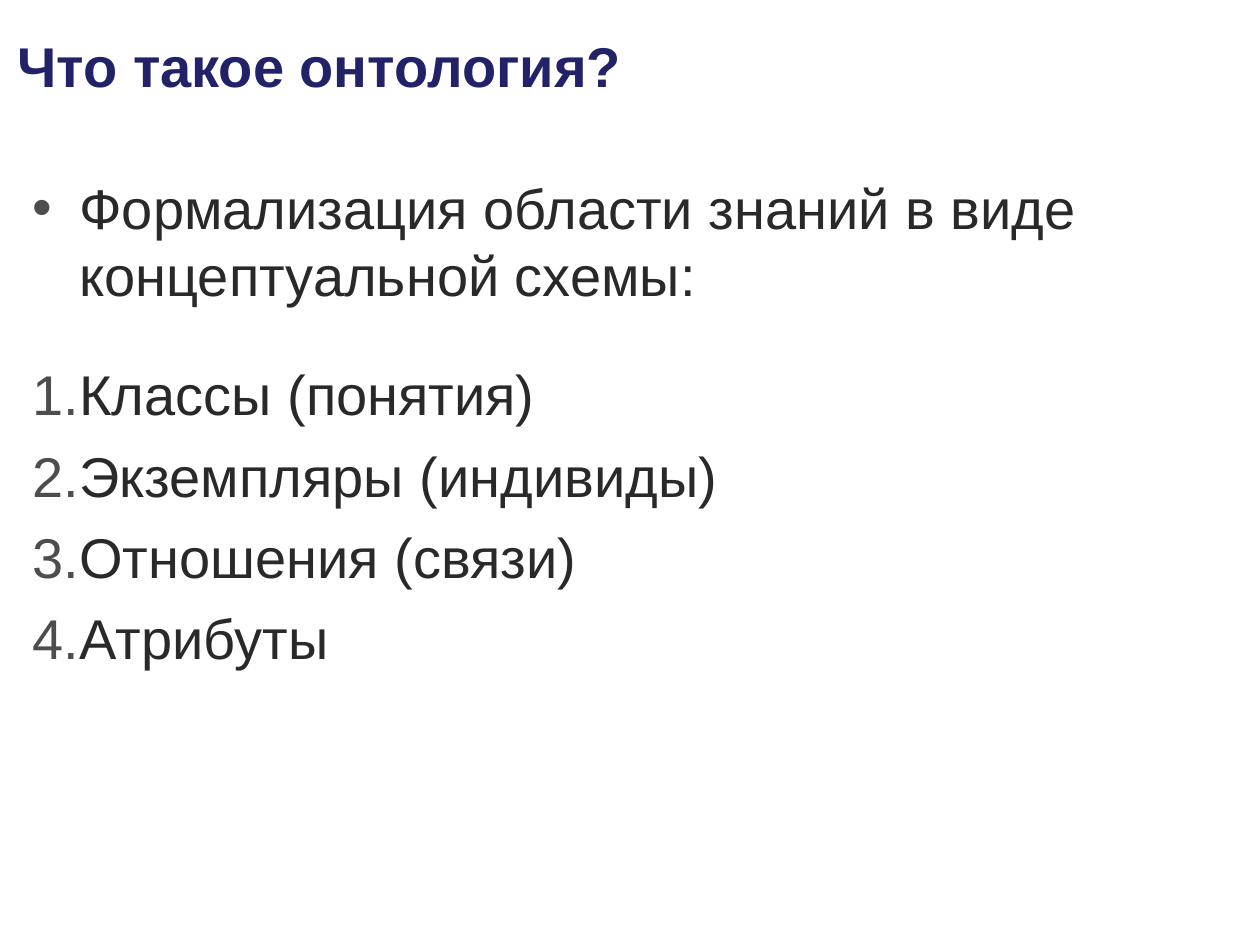
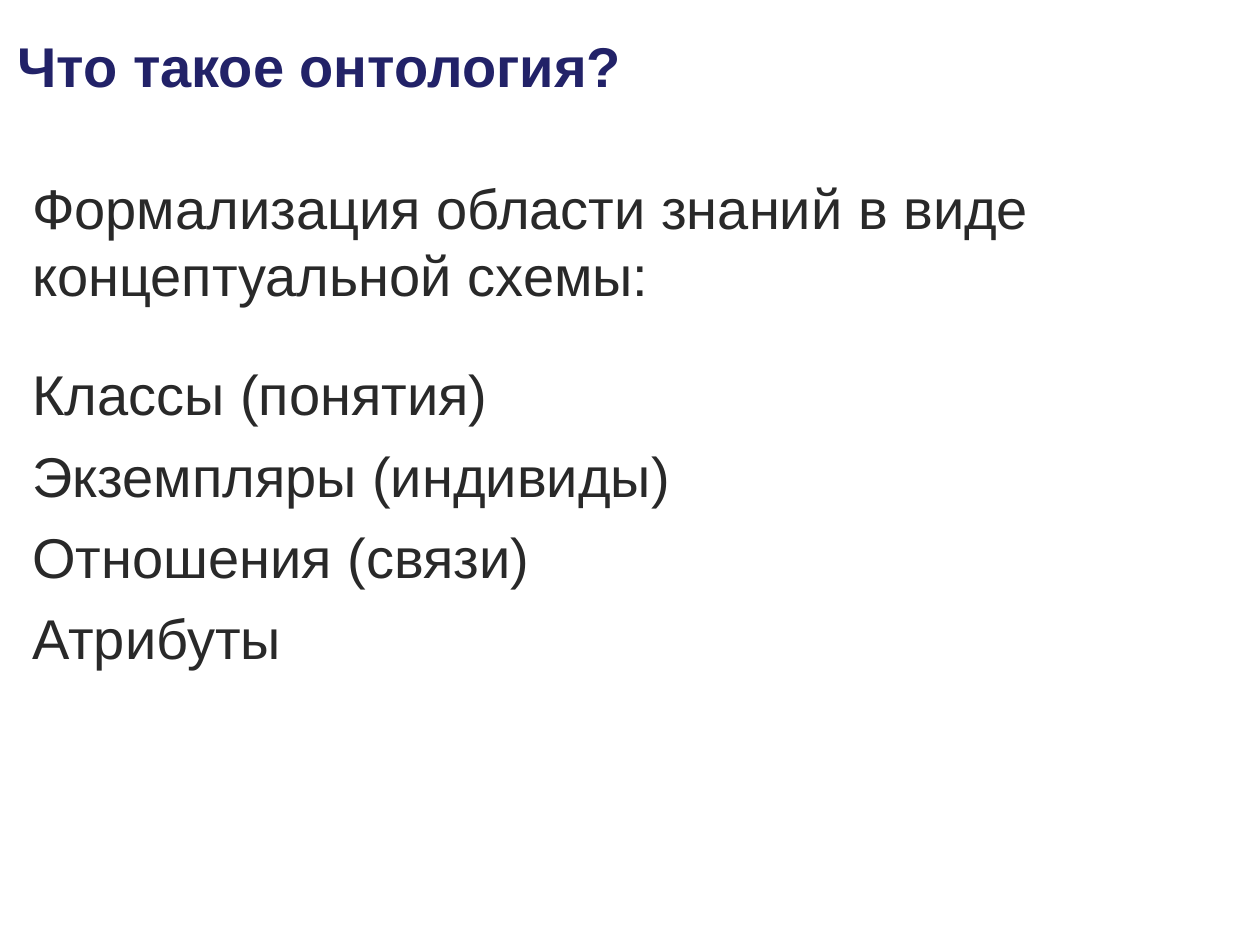
Before and after one commit to podtelkin/NII-NKT, a slide deck: slide 7 of master/master.ppt. Drawn at 1260x945 pixels with LibreOffice and Linux fonts; fonts in the diff are those of the drawing; background and template pictures are left out. Boxes give left, top, right and bottom in pixels: in the first picture for what was removed or moved away, otherwise in the second. Text is boxed around its words. In the diff, an @@ line names an element or a change of style, - is before the commit and + after.

```diff
--- a/master/master.ppt
+++ b/master/master.ppt
@@ text "Формализация области знаний в виде ..." at (32, 187, 1028, 670): bullet • to none; bullet 1. to none @@
```
Also in this commit, not shown: 12 other slides changed.
